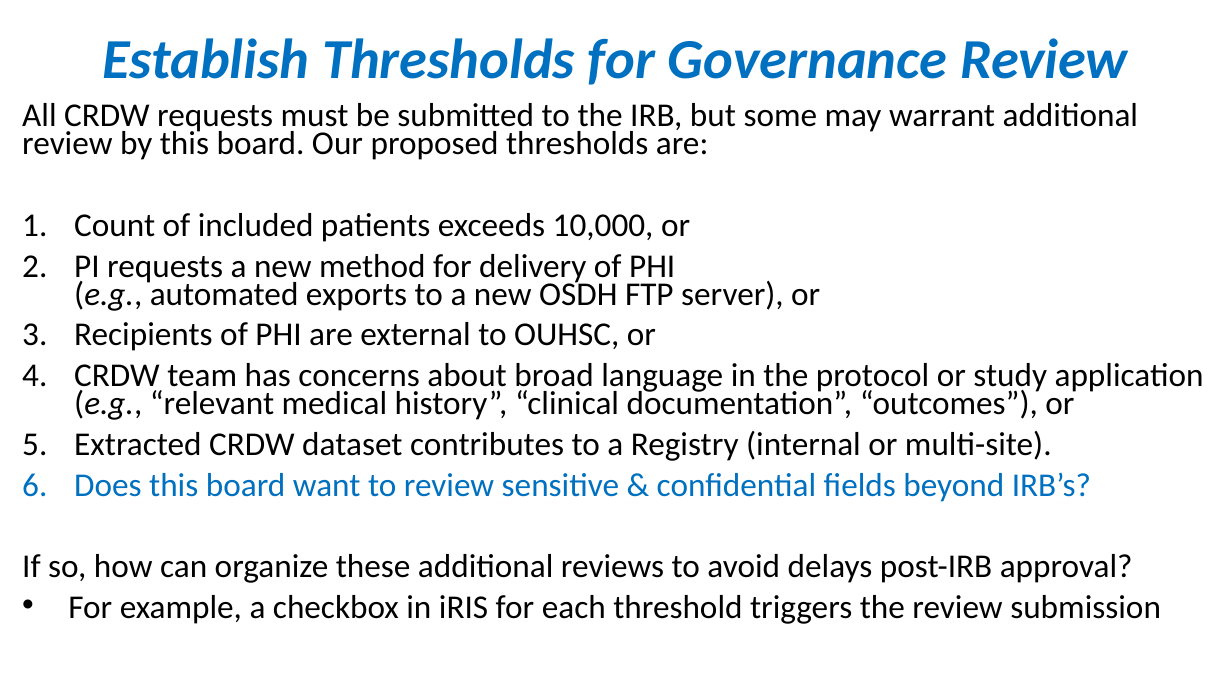
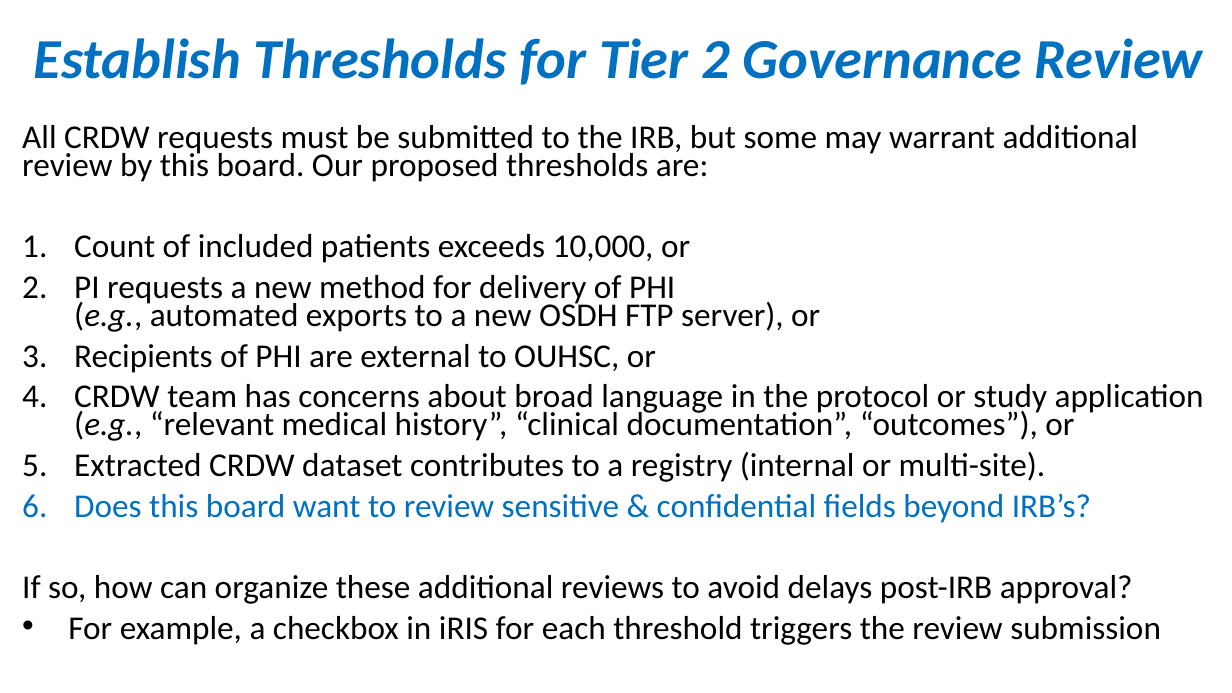
Before and after one commit to OuhscBbmc/prairie-outpost-public, a slide deck: slide 13 of publications/presentation-2021-10-governance/crdw-2021-10.pptx (slide 12 before the commit). Drawn at 1232x693 pixels with LibreOffice and Linux fonts; fonts in the diff are those of the drawing. Boxes give left, top, right and bottom in pixels: in the first picture for what was removed or moved away, otherwise in the second. Text is boxed around its words. In the diff, an @@ line names an element or a change of style, - is before the commit and + after.

Commit message:
modified slides for governance board
https://github.com/OuhscBbmc/prairie-outpost/issues/597

```diff
--- a/publications/presentation-2021-10-governance/crdw-2021-10.pptx
+++ b/publications/presentation-2021-10-governance/crdw-2021-10.pptx
@@ title at bbox=[34, 38, 1203, 85]: text changed @@
-Establish Thresholds for Governance Review
+Establish Thresholds for Tier 2 Governance Review
@@ text "All CRDW requests must be ...": place and size @@
-text "All CRDW requests must be ..." at bbox=[22, 103, 1204, 624]
+text "All CRDW requests must be ..." at bbox=[22, 125, 1204, 645]
@@ text at bbox=[74, 452, 1046, 482]: text changed @@
-5. Extracted CRDW dataset contributes to a Registry (internal or multi-site).
+5. Extracted CRDW dataset contributes to a registry (internal or multi-site).
```
Also in this commit, not shown: 1 other slide changed, 1 slide added.
